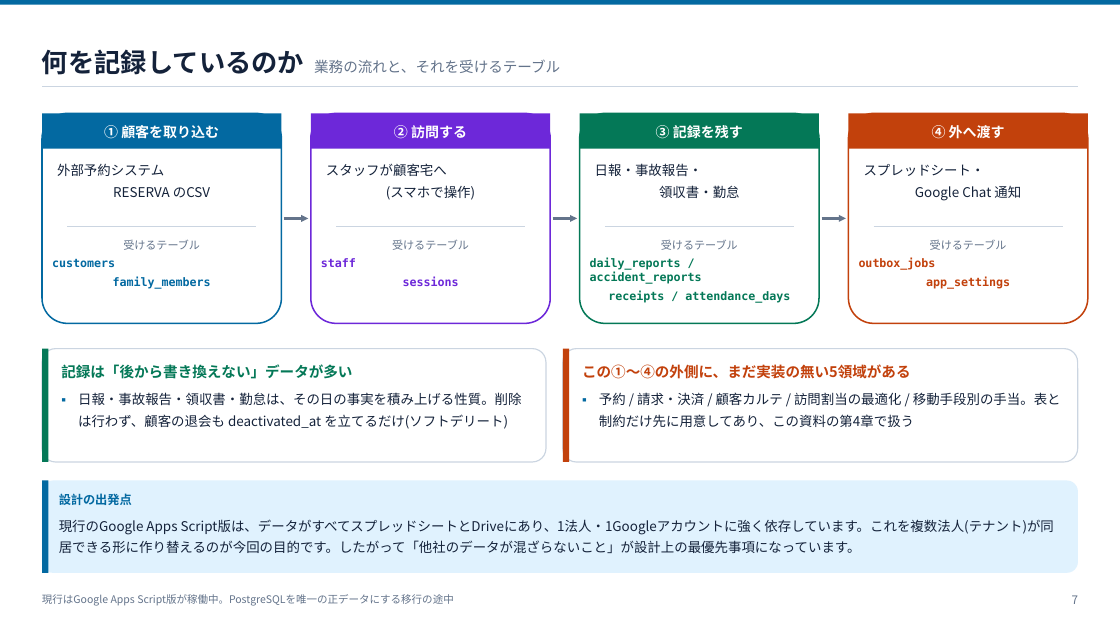
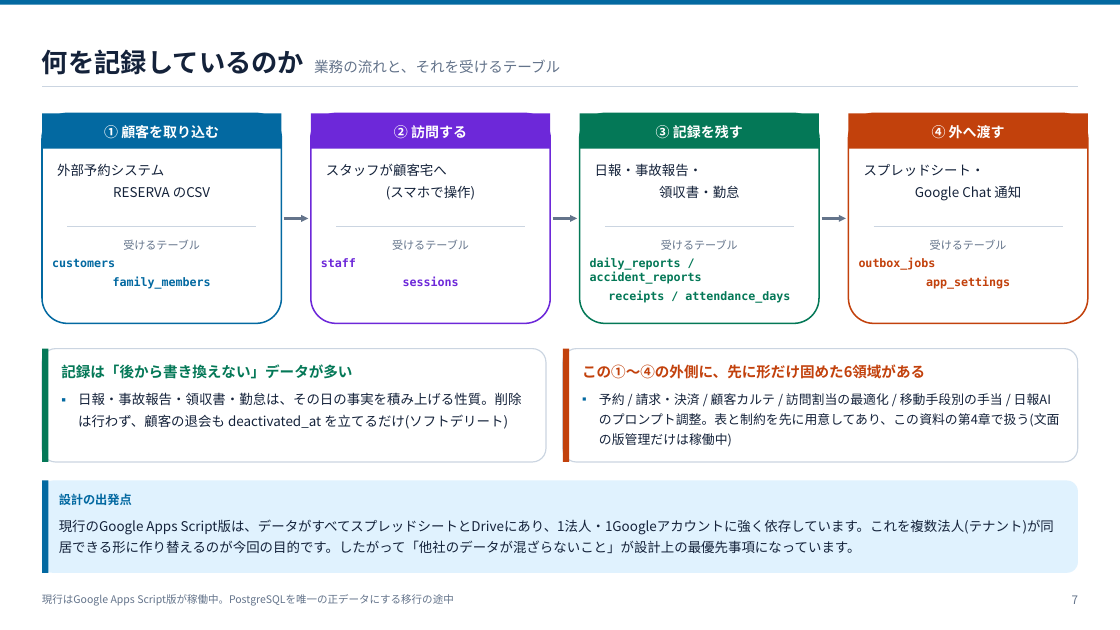
Before and after one commit to ohru131/katahimo-app, a slide deck: slide 7 of doc/slides/db-review.pptx. Drawn at 1120x630 pixels with LibreOffice and Linux fonts; fonts in the diff are those of the drawing. Boxes give left, top, right and bottom in pixels: in the first picture for what was removed or moved away, otherwise in the second. Text is boxed around its words. In the diff, an @@ line names an element or a change of style, - is before the commit and + after.

```diff
--- a/doc/slides/db-review.pptx
+++ b/doc/slides/db-review.pptx
@@ text at (582, 364, 925, 379): text changed @@
-この①〜④の外側に、まだ実装の無い5領域がある
+この①〜④の外側に、先に形だけ固めた6領域がある
@@ text at (599, 393, 1060, 447): text changed; size 11.5 to 11 pt @@
-▪ 予約 / 請求・決済 / 顧客カルテ / 訪問割当の最適化 / 移動手段別の手当。表と制約だけ先に用意してあり、この資料の第4章で扱う
+▪ 予約 / 請求・決済 / 顧客カルテ / 訪問割当の最適化 / 移動手段別の手当 / 日報AIのプロンプト調整。表と制約を先に用意してあり、この資料の第4章で扱う(文面の版管理だけは稼働中)
```
Also in this commit, not shown: 25 other slides changed, 1 slide added, 52 other files.
